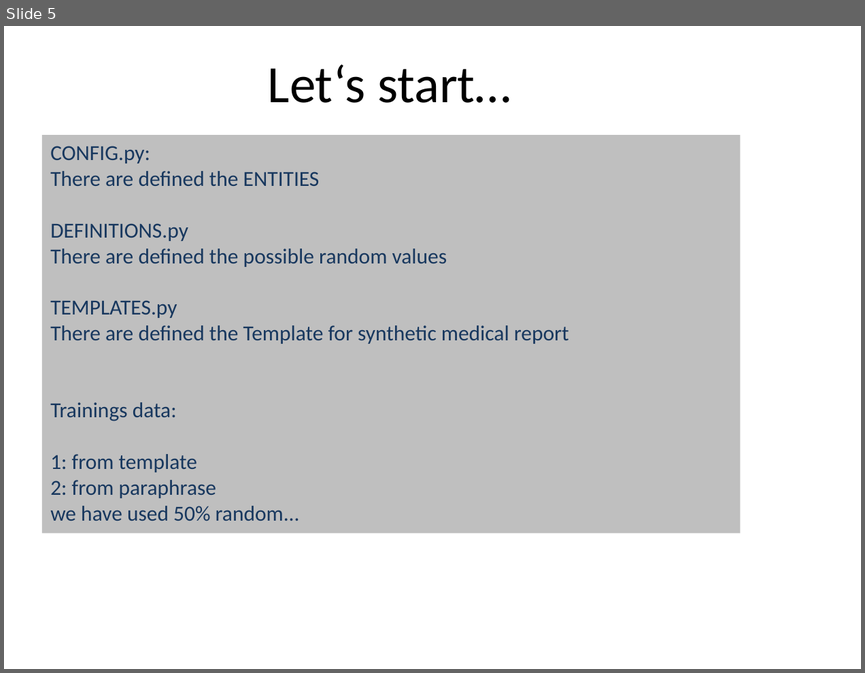
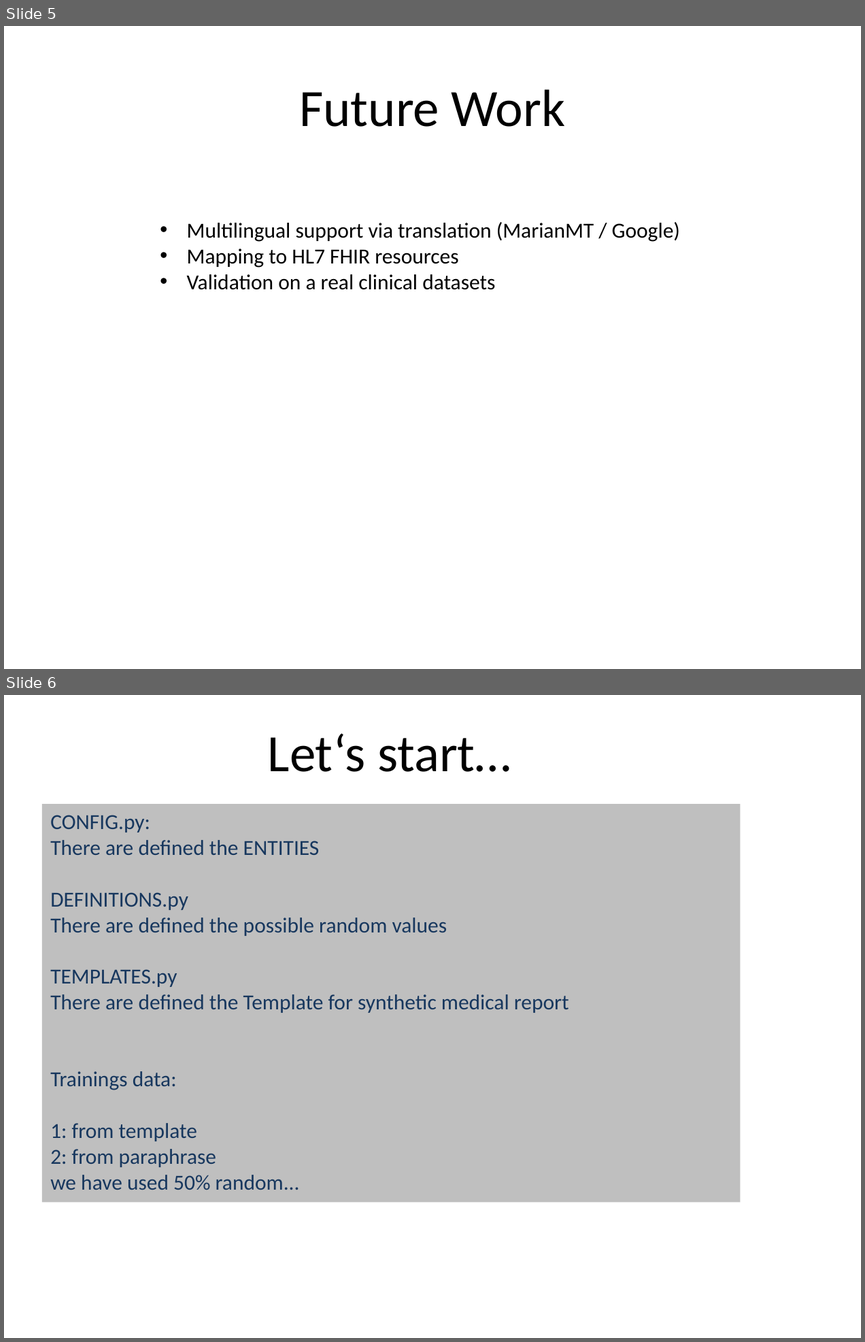
Before and after one commit to rtdicomexplorer/medical_ner_classification, a slide deck: documents/visual_abstract_NER.pptx. Shown one above the other, each under a label of ours: slide 5 before the commit, slides 5 and 6 after it. The pictures are 865x673 and 865x1342 pixels, drawn with LibreOffice and Linux fonts; fonts in the diff are those of the drawing. Boxes give left, top, right and bottom in pixels: in the first picture for what was removed or moved away, otherwise in the second. Text is boxed around its words. In the diff, an @@ line names an element or a change of style, - is before the commit and + after.

```diff
--- a/documents/visual_abstract_NER.pptx
+++ b/documents/visual_abstract_NER.pptx
@@ slide 5 added at bbox=[4, 26, 861, 669], background #FFFFFF @@
@@ title added at bbox=[299, 89, 566, 127], 44 pt, text #000000 @@
+Future Work
@@ text added at bbox=[187, 222, 680, 290], 18 pt, text #000000 @@
+• Multilingual support via translation (MarianMT / Google)
+• Mapping to HL7 FHIR resources
+• Validation on a real clinical datasets
@@ what was slide 5 is now slide 6 @@
```
Also in this commit, not shown: 4 slides changed, 1 other slide added, 1 slide removed, 3 other files.
